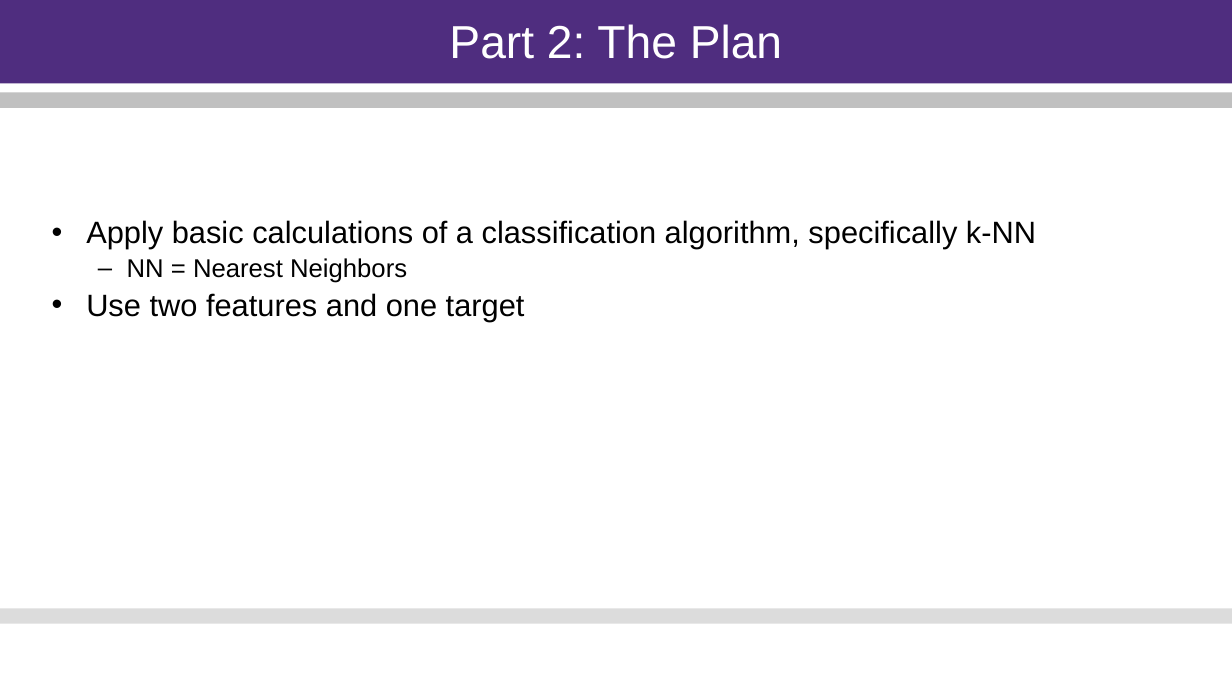
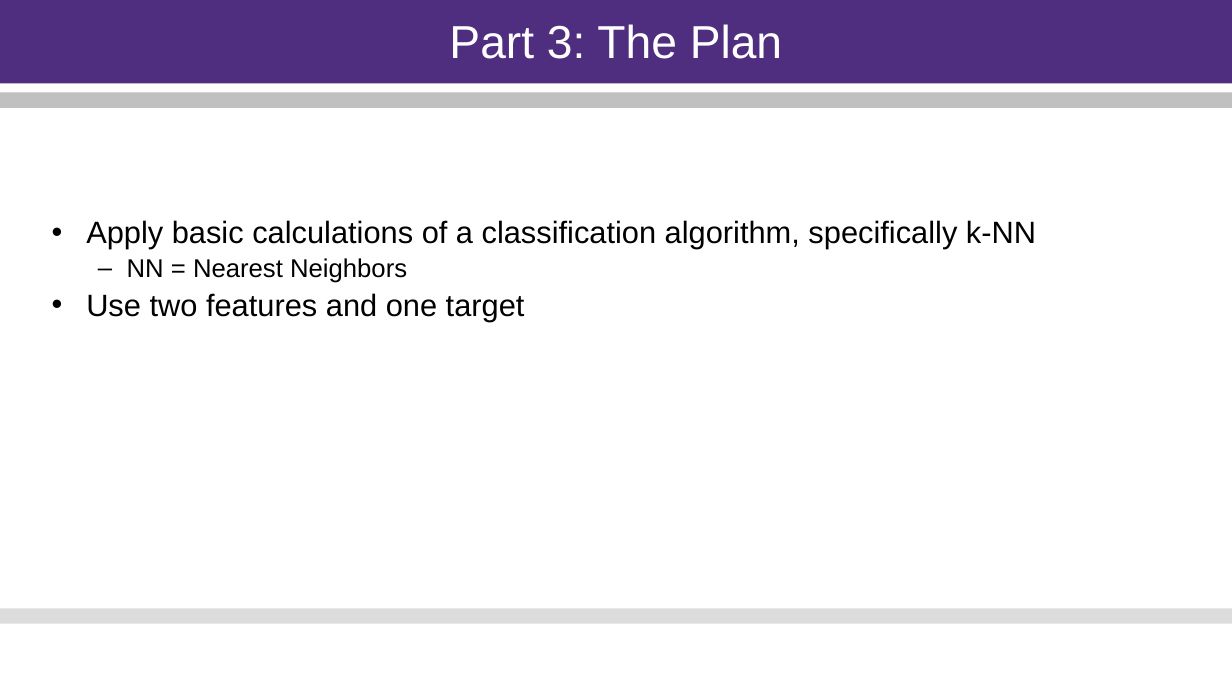
Before and after one commit to justinbkeeler/2023-NAA-Student, a slide deck: slide 23 of 23-0712 - WED - Supervised Machine Learning/23-0712 Supervised Learning.pptx (slide 17 before the commit). Drawn at 1232x693 pixels with LibreOffice and Linux fonts; fonts in the diff are those of the drawing. Boxes give left, top, right and bottom in pixels: in the first picture for what was removed or moved away, otherwise in the second. Text is boxed around its words. In the diff, an @@ line names an element or a change of style, - is before the commit and + after.

```diff
--- a/23-0712 - WED - Supervised Machine Learning/23-0712 Supervised Learning.pptx
+++ b/23-0712 - WED - Supervised Machine Learning/23-0712 Supervised Learning.pptx
@@ title at (449,24,782,59): text changed @@
-Part 2: The Plan
+Part 3: The Plan
```
Also in this commit, not shown: 3 other slides changed, 14 slides removed, 3 other files.
